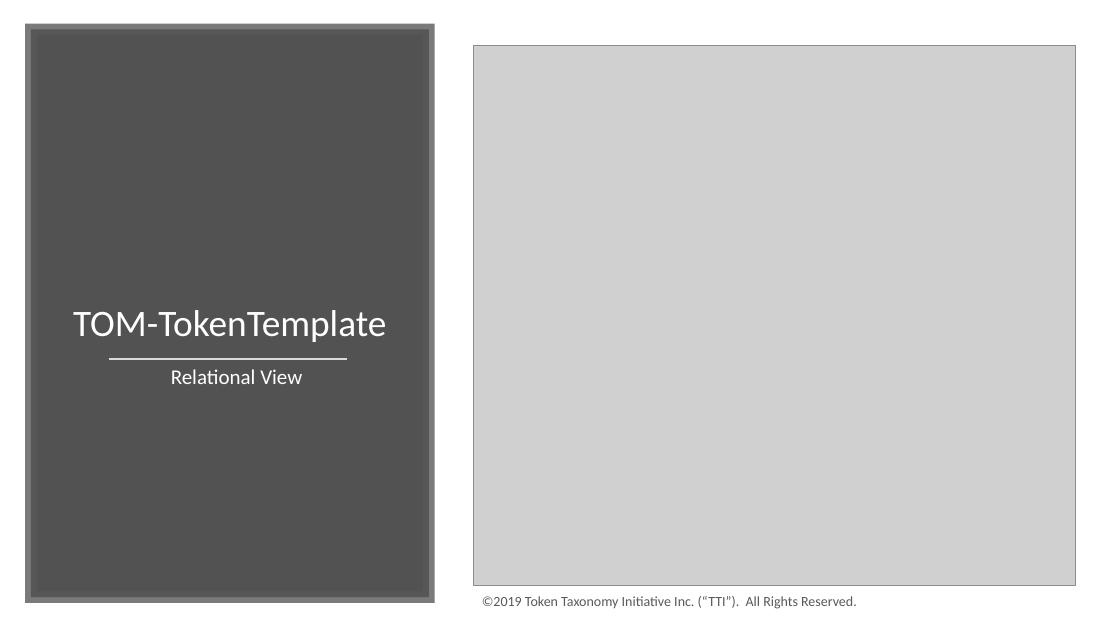
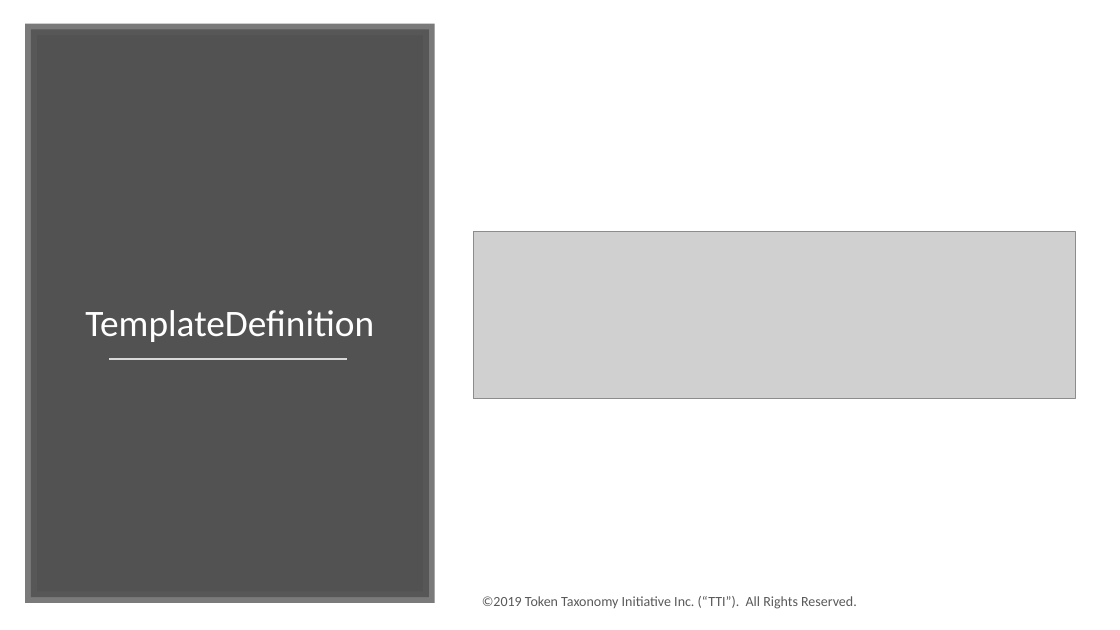
Before and after one commit to vipinsun/TokenTaxonomyFramework-pub, a slide deck: slide 17 of presentations/TTF-Technical.pptx. Drawn at 1120x630 pixels with LibreOffice and Linux fonts; fonts in the diff are those of the drawing; grey boxes stand for pictures. Boxes give left, top, right and bottom in pixels: in the first picture for what was removed or moved away, otherwise in the second. Text is boxed around its words. In the diff, an @@ line names an element or a change of style, - is before the commit and + after.

```diff
--- a/presentations/TTF-Technical.pptx
+++ b/presentations/TTF-Technical.pptx
@@ picture resized from (x1=474, y1=45, x2=1076, y2=585) to (x1=474, y1=232, x2=1076, y2=399) @@
@@ title at (x1=85, y1=310, x2=374, y2=342): text changed @@
-TOM-TokenTemplate
+TemplateDefinition
@@ text removed at (x1=171, y1=369, x2=302, y2=384) @@
-Relational View
```
Also in this commit, not shown: 9 other slides changed, 20 other files.
